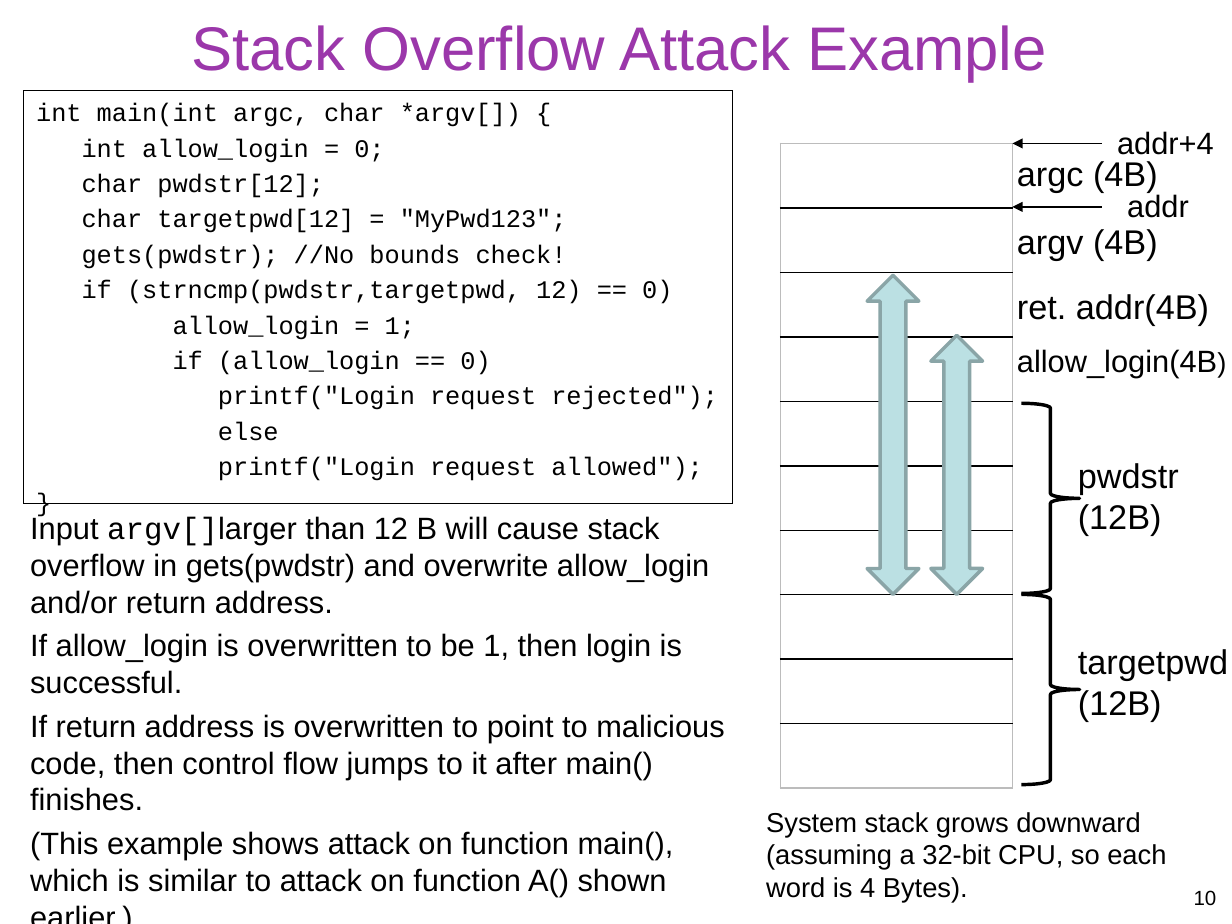
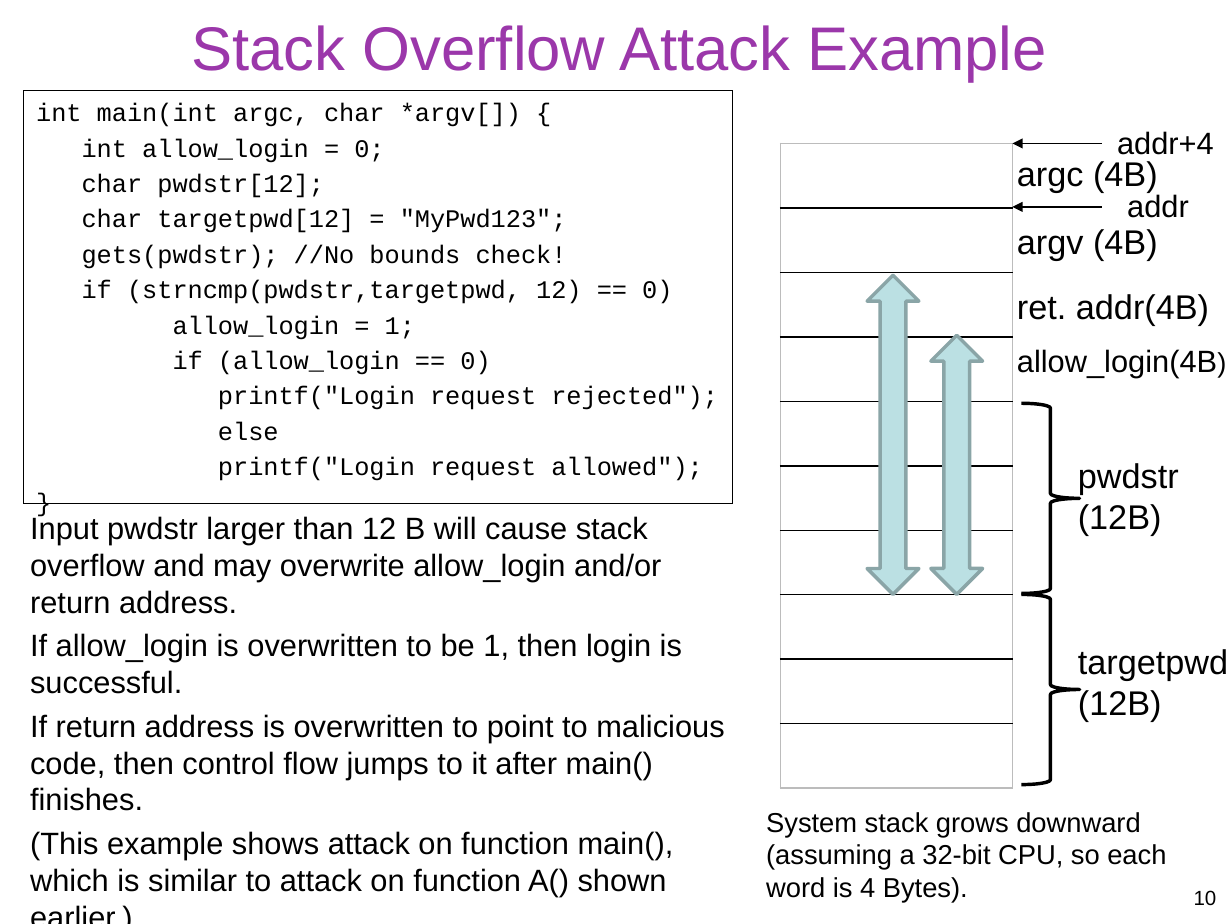
Before and after one commit to gulaoshi/gu.github.io, a slide deck: slide 10 of InfoSec/PPTs/L11-CH10-Buffer Overflow.pptx. Drawn at 1232x924 pixels with LibreOffice and Linux fonts; fonts in the diff are those of the drawing. Boxes give left, top, right and bottom in pixels: in the first picture for what was removed or moved away, otherwise in the second. Text is boxed around its words. In the diff, an @@ line names an element or a change of style, - is before the commit and + after.

```diff
--- a/InfoSec/PPTs/L11-CH10-Buffer Overflow.pptx
+++ b/InfoSec/PPTs/L11-CH10-Buffer Overflow.pptx
@@ text at (x1=30, y1=515, x2=661, y2=614): text changed @@
-Input argv[]larger than 12 B will cause stack overflow in gets(pwdstr) and overwrite allow_login and/or return address.
+Input pwdstr larger than 12 B will cause stack overflow and may overwrite allow_login and/or return address.
```
